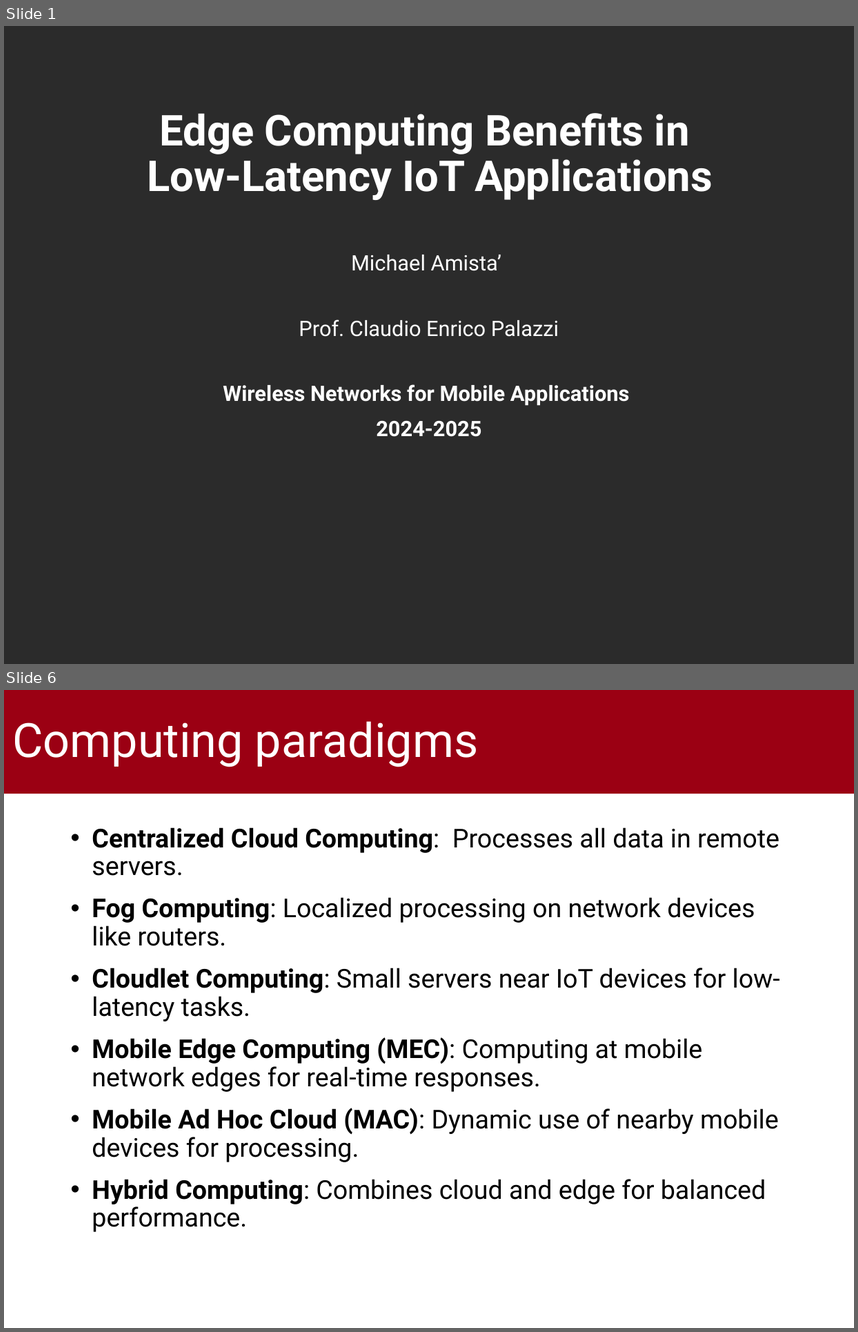
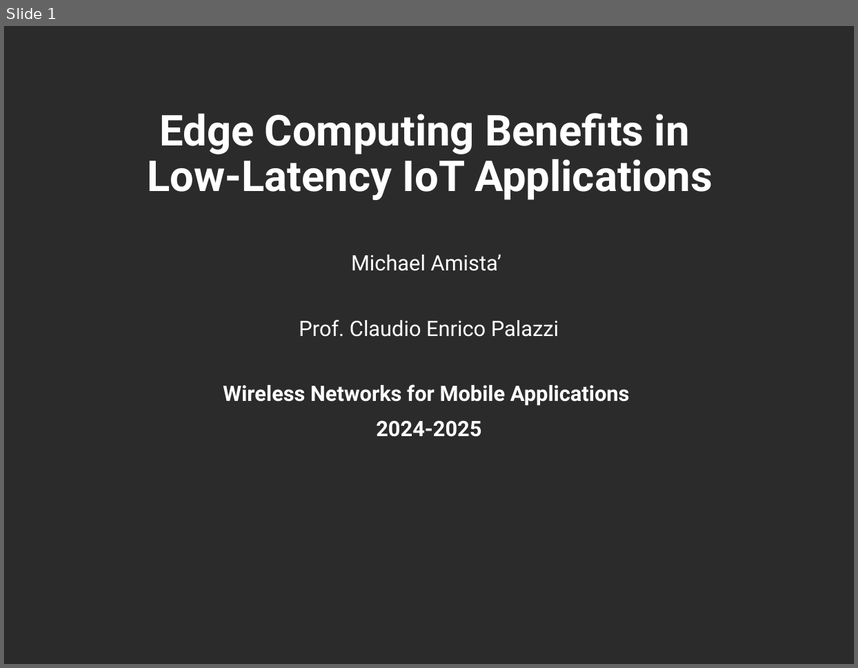
Before and after one commit to MikeIsBack/UniPD-MSc-Computer-Science-courses, a slide deck: Wireless Networks for Mobile Applications/Project/Presentation/Presentation.pptx. Shown one above the other, each under a label of ours: slides 1 and 6 before the commit, slide 1 after it; the slides between them are not shown. The pictures are 858x1332 and 858x668 pixels, drawn with LibreOffice and Linux fonts; fonts in the diff are those of the drawing; background and template pictures are left out; a plain dark background stands for a picture behind light text. Boxes give left, top, right and bottom in pixels: in the first picture for what was removed or moved away, otherwise in the second. Text is boxed around its words. In the diff, an @@ line names an element or a change of style, - is before the commit and + after.

```diff
--- a/Wireless Networks for Mobile Applications/Project/Presentation/Presentation.pptx
+++ b/Wireless Networks for Mobile Applications/Project/Presentation/Presentation.pptx
@@ slide 6 removed at bbox=[4, 690, 854, 1328], background #FFFFFF @@
@@ rectangle removed at bbox=[4, 690, 854, 793] @@
@@ title removed at bbox=[12, 721, 478, 767] @@
-Computing paradigms
@@ text removed at bbox=[92, 827, 780, 1232] @@
-• Centralized Cloud Computing: Processes all data in remote servers.
-• Fog Computing: Localized processing on network devices like routers.
-• Cloudlet Computing: Small servers near IoT devices for low-latency tasks.
-• Mobile Edge Computing (MEC): Computing at mobile network edges for real-time responses.
-• Mobile Ad Hoc Cloud (MAC): Dynamic use of nearby mobile devices for processing.
-• Hybrid Computing: Combines cloud and edge for balanced performance.
@@ page number removed at bbox=[648, 1281, 840, 1316] @@
-6 of 15
```
Also in this commit, not shown: 4 slides changed, 1 slide added, 2 other slides removed, 2 other files.
